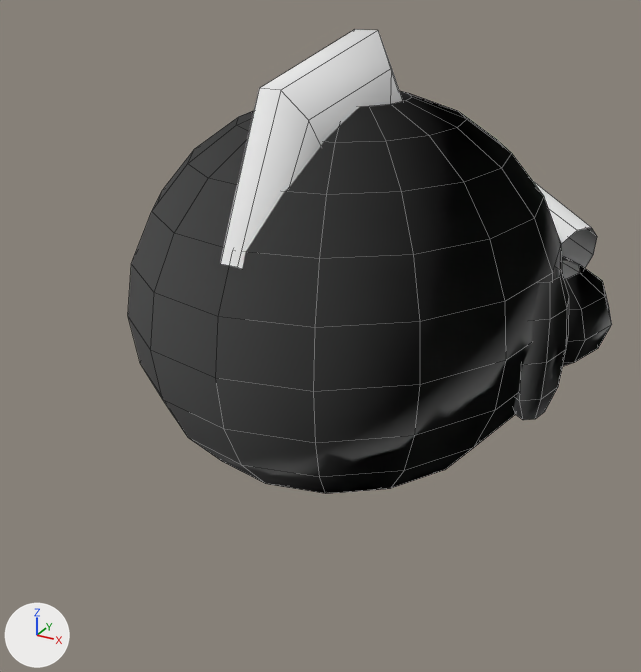
One commit to the OBJ model assets/models/sasquatch_head.obj: the scene before it, then after it.
One viewpoint serves both versions: a 50 mm lens placed at (0.584, -1.175, 0.535), pointed at (-0.039, -0.042, -0.031). Every picture has the same lights, and +X, +Y and +Z are marked at lower left. The first picture is the older version. Mesh edges are drawn as thin lines. Where no turn or scale is listed for an object, it has been applied to the vertices. Vertices at exactly the same position are counted once.

Objects in the first picture: 'sasquatch_head'.
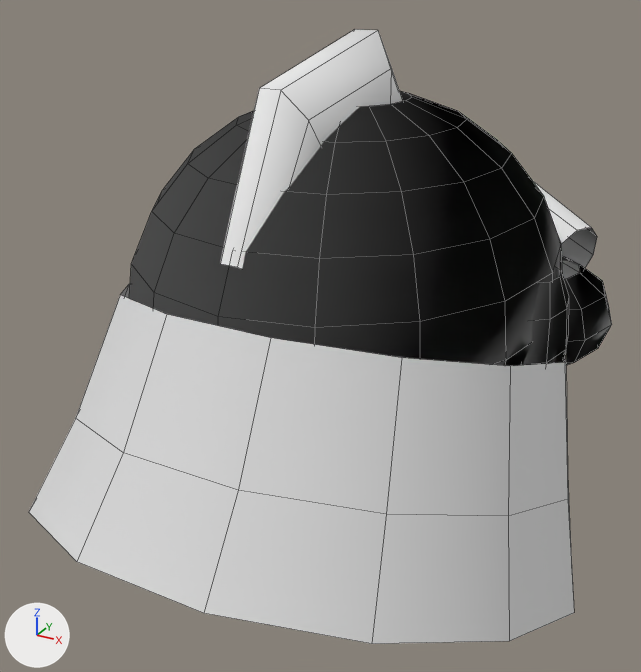
Diff of the bpy script that builds the scene:
```diff
--- a/assets/models/sasquatch_head.obj.py
+++ b/assets/models/sasquatch_head.obj.py
@@ me_sasquatch_head @@
 # used by ob_sasquatch_head; location = (0.0, 0.0, 0.0)
-me_sasquatch_head.from_pydata(...)  # 860 vertices, 652 faces; spans x -0.36..0.36, y -0.38..0.507, z -0.323..0.426
+me_sasquatch_head.from_pydata(...)  # 902 vertices, 680 faces; spans x -0.42..0.42, y -0.552..0.507, z -0.497..0.426
+# me_sasquatch_head part 1: a new loose piece of 42 vertices spanning x -0.42..0.42, y -0.552..0.331, z -0.497..0.117, in mat_fur (white #e7e7e7)
 me_sasquatch_head.materials.append(mat_fur)
```

Pixel boxes (x1, y1, x2, y2) of what changed, in the pictures (641 x 672 px):
'sasquatch_head', reshaped (20% wider, 32% taller): before (128, 29, 612, 494); after (29, 29, 612, 644)
part 1 of me_sasquatch_head, added: after (29, 284, 574, 644)
